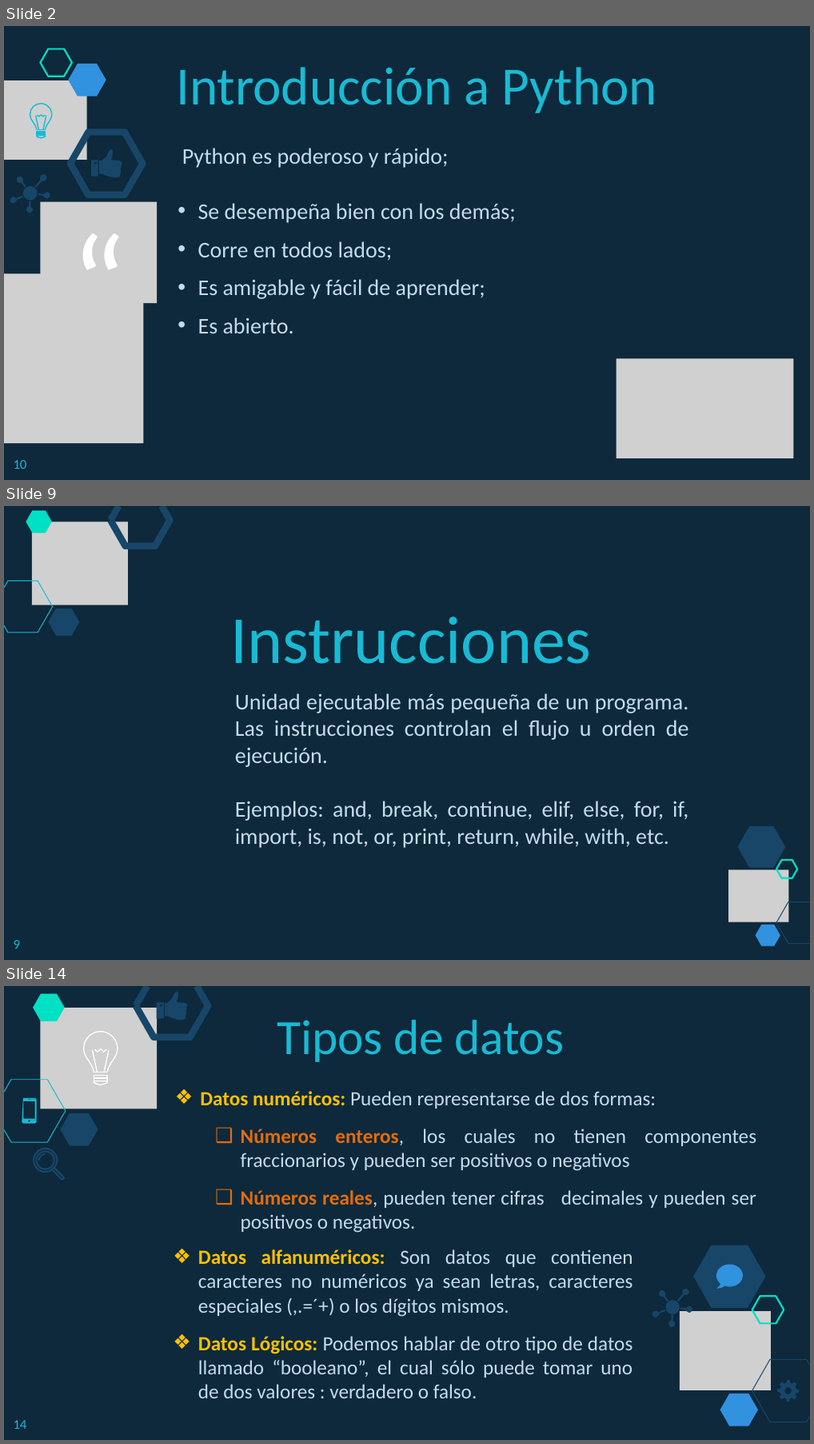
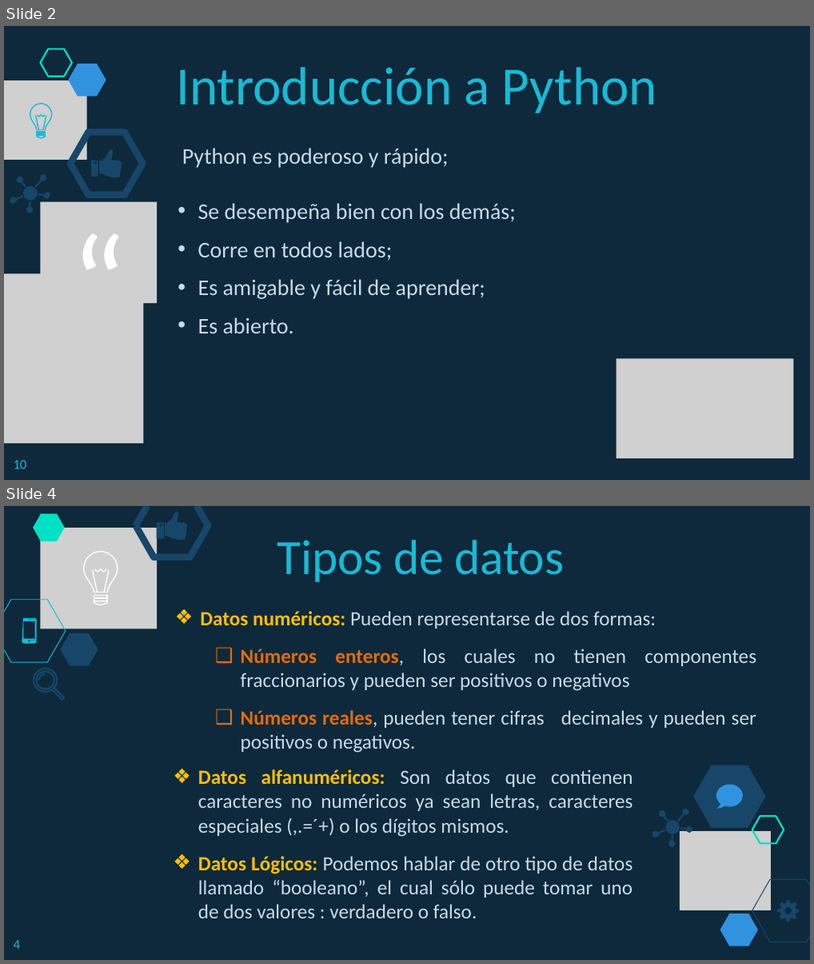
Before and after one commit to lizetheP/PensamientoC, a slide deck: Calendario2019/Presentaciones/1_4_IntroduccionPython.pptx. Shown one above the other, each under a label of ours: slides 2, 9 and 14 before the commit, slides 2 and 4 after it; the slides between them are not shown. The pictures are 814x1444 and 814x964 pixels, drawn with LibreOffice and Linux fonts; fonts in the diff are those of the drawing; grey boxes stand for pictures. Boxes give left, top, right and bottom in pixels: in the first picture for what was removed or moved away, otherwise in the second. Text is boxed around its words. In the diff, an @@ line names an element or a change of style, - is before the commit and + after.

```diff
--- a/Calendario2019/Presentaciones/1_4_IntroduccionPython.pptx
+++ b/Calendario2019/Presentaciones/1_4_IntroduccionPython.pptx
@@ slide 9 removed at (x1=4, y1=506, x2=810, y2=960), background #FFFFFF; not listed: 1 template element that a slide beside it also shows @@
@@ freeform shape removed at (x1=26, y1=511, x2=51, y2=533) @@
@@ picture removed at (x1=31, y1=521, x2=127, y2=604) @@
@@ freeform shape removed at (x1=110, y1=506, x2=170, y2=545) @@
@@ freeform shape removed at (x1=110, y1=506, x2=118, y2=520) @@
@@ freeform shape removed at (x1=4, y1=581, x2=52, y2=632) @@
@@ freeform shape removed at (x1=48, y1=608, x2=80, y2=636) @@
@@ text removed at (x1=230, y1=616, x2=592, y2=664) @@
-Instrucciones
@@ freeform shape removed at (x1=144, y1=696, x2=202, y2=760) @@
@@ text removed at (x1=235, y1=693, x2=690, y2=848) @@
-Unidad ejecutable más pequeña de un programa. Las instrucciones controlan el flujo u orden de ejecución.
-Ejemplos: and, break, continue, elif, else, for, if, import, is, not, or, print, return, while, with, etc.
@@ freeform shape removed at (x1=151, y1=748, x2=158, y2=755) @@
@@ freeform shape removed at (x1=156, y1=751, x2=164, y2=763) @@
@@ freeform shape removed at (x1=164, y1=756, x2=170, y2=764) @@
@@ freeform shape removed at (x1=738, y1=826, x2=786, y2=868) @@
@@ freeform shape removed at (x1=777, y1=860, x2=798, y2=879) @@
@@ picture removed at (x1=729, y1=870, x2=790, y2=922) @@
@@ freeform shape removed at (x1=777, y1=902, x2=810, y2=923) @@
@@ freeform shape removed at (x1=755, y1=924, x2=781, y2=945) @@
@@ freeform shape removed at (x1=777, y1=922, x2=810, y2=943) @@
@@ page number removed at (x1=14, y1=940, x2=20, y2=948) @@
-9
@@ what was slide 14 is now slide 4 @@
@@ page number at (x1=14, y1=940, x2=20, y2=948): text changed @@
-14
+4
```
Also in this commit, not shown: 3 slides changed, 13 other slides removed, 18 other files.
